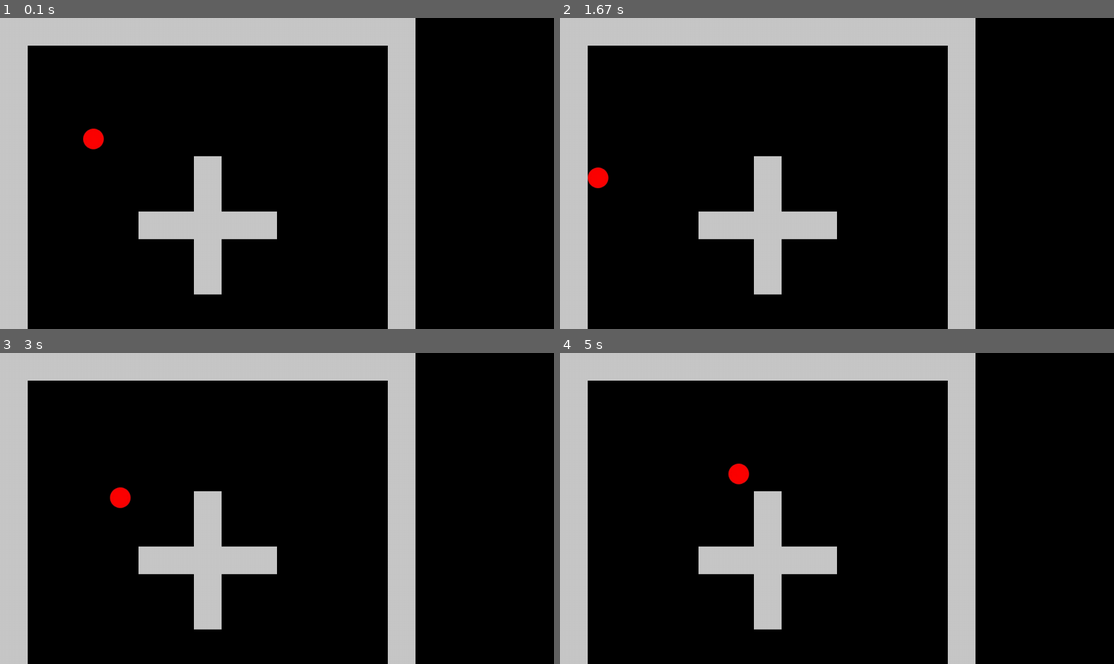
Above: before the commit, frames 1-4 (two rows, left to right).
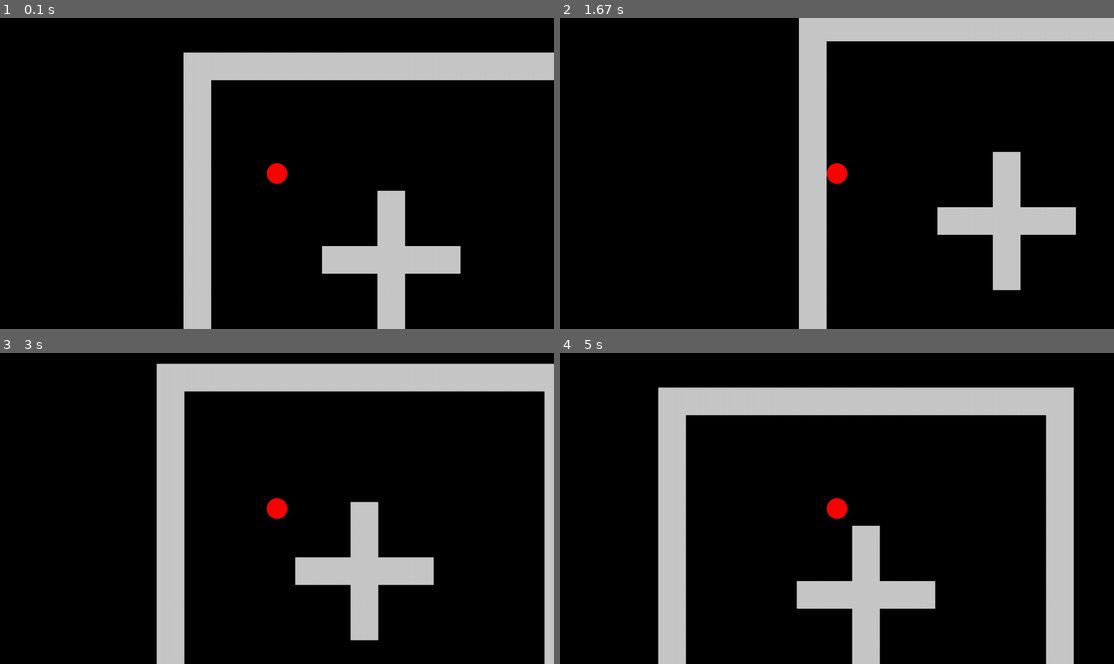
Above: after the commit, the same moments.

Repository: abmu/pygame-shooter-game
Game: pygame game, started from main.py
The game is run twice, just before and just after one commit, with the same random seed, the same clock (stepped at 60 frames per second) and the same inputs.
Inputs:
- Up to frame 1 (0.1 s): no input
- Up to frame 2 (1.67 s): hold Left 0.33-0.87 s; hold Down 0.9-1.2 s
- Up to frame 3 (3 s): hold Up 1.67-2.03 s; hold Right 2.07-2.7 s; hold Down from 2.73 s (still down)
- Up to frame 4 (5 s): release Down at 3.1 s; hold Left 3.13-3.6 s; hold Right 3.63-4.1 s; hold Up 4.13-4.43 s; hold Right 4.47-4.93 s; hold Left from 4.97 s (still down)

The runs differ from the first frame. In frame 1, 27% of the frame differs, in the area x 0-100%, y 0-100%; in frame 2, 27%; in frame 3, 30%; in frame 4, 38%, in the area x 0-93%, y 0-100%.

Commit message:
New commit

Diff:
--- /dev/null
+++ b/bullet.py
@@ -0,0 +1,40 @@
+import pygame
+
+
+class Bullet(pygame.sprite.Sprite):
+    def __init__(self,pos,groups,obstacle_sprites,middle_pos,mouse_pos):
+        # bullet setup
+        super().__init__(groups)
+        self.image = pygame.image.load('graphics/bullet.png').convert_alpha()
+        self.rect = self.image.get_rect(topleft = pos)
+        self.pos_x = self.rect.x
+        self.pos_y = self.rect.y
+
+        # movement
+        self.set_direction(middle_pos,mouse_pos)
+        self.speed = 0.5
+
+        self.obstacle_sprites = obstacle_sprites
+
+    def set_direction(self,middle_pos,mouse_pos):
+        # calculate bullet direction vector
+        self.direction = pygame.math.Vector2()
+        self.direction.x = mouse_pos[0] - middle_pos[0]
+        self.direction.y = mouse_pos[1] - middle_pos[1]
+
+        # normalize direction vector to ensure it is a unit vector
+        if self.direction.magnitude() != 0:
+            self.direction = self.direction.normalize()
+
+    def move(self,speed):
+        # store accourate position values in self.pos_x and self.pos_y
+        # self.rect.x and self.rect.y will round values
+        self.pos_x += self.direction.x * speed
+        self.pos_y += self.direction.y * speed
+
+        self.rect.x = self.pos_x
+        self.rect.y = self.pos_y
+
+    def update(self):
+        # update bullet
+        self.move(self.speed)
--- a/level.py
+++ b/level.py
@@ -2,6 +2,7 @@
 from settings import *
 from tile import Tile
 from player import Player
+from bullet import Bullet
 
 
 class Level:
@@ -10,7 +11,7 @@
         self.screen = pygame.display.get_surface()
 
         # sprite group setup
-        self.visible_sprites = pygame.sprite.Group()
+        self.visible_sprites = CameraGroup()
         self.obstacle_sprites = pygame.sprite.Group()
 
         # sprite setup
@@ -25,9 +26,35 @@
                 if col == 'x':
                     Tile((x,y),[self.visible_sprites,self.obstacle_sprites])
                 elif col == 'P':
-                    self.player = Player((x,y),[self.visible_sprites],self.obstacle_sprites)
+                    self.player = Player((x,y),[self.visible_sprites],self.obstacle_sprites,self.create_bullet)
+
+    def create_bullet(self):
+        Bullet((self.player.get_pos()),[self.visible_sprites],self.obstacle_sprites,self.visible_sprites.get_middle_pos(self.player),pygame.mouse.get_pos())
 
     def run(self):
         # update and draw the level map
-        self.visible_sprites.draw(self.screen)
+        self.visible_sprites.draw(self.player)
         self.visible_sprites.update()
+
+
+class CameraGroup(pygame.sprite.Group):
+    def __init__(self):
+        # general setup
+        super().__init__()
+        self.screen = pygame.display.get_surface()
+        self.half_width = self.screen.get_size()[0] // 2
+        self.half_height = self.screen.get_size()[1] // 2
+        self.offset = pygame.math.Vector2()
+
+    def get_middle_pos(self,player):
+        return (self.half_width,self.half_height)
+
+    def draw(self,player):
+        # get offset
+        self.offset.x = player.rect.centerx - self.half_width
+        self.offset.y = player.rect.centery - self.half_height
+
+        # apply offset to each sprite
+        for sprite in self.sprites():
+            offset_pos = sprite.rect.topleft - self.offset
+            self.screen.blit(sprite.image,offset_pos)
--- a/main.py
+++ b/main.py
@@ -15,6 +15,7 @@
         self.level = Level()
 
     def run(self):
+        # game loop
         while True:
             for event in pygame.event.get():
                 if event.type == pygame.QUIT:
--- a/player.py
+++ b/player.py
@@ -3,14 +3,19 @@
 
 
 class Player(pygame.sprite.Sprite):
-    def __init__(self,pos,groups,obstacle_sprites):
+    def __init__(self,pos,groups,obstacle_sprites,create_bullet):
         # player setup
         super().__init__(groups)
         self.image = pygame.image.load('graphics/player.png').convert_alpha()
         self.rect = self.image.get_rect(topleft = pos)
 
+        # movement
         self.direction = pygame.math.Vector2()
         self.speed = 5
+
+        # shooting
+        self.pressed = False
+        self.create_bullet = create_bullet
 
         self.obstacle_sprites = obstacle_sprites
 
@@ -18,6 +23,13 @@
         keys = pygame.key.get_pressed()
 
         # change player direction
+        if keys[pygame.K_LEFT]:
+            self.direction.x = -1
+        elif keys[pygame.K_RIGHT]:
+            self.direction.x = 1
+        else:
+            self.direction.x = 0
+
         if keys[pygame.K_UP]:
             self.direction.y = -1
         elif keys[pygame.K_DOWN]:
@@ -25,12 +37,13 @@
         else:
             self.direction.y = 0
 
-        if keys[pygame.K_LEFT]:
-            self.direction.x = -1
-        elif keys[pygame.K_RIGHT]:
-            self.direction.x = 1
+        # shoot bullet
+        if pygame.mouse.get_pressed()[0]: # check if lmb clicked
+            self.pressed = True
         else:
-            self.direction.x = 0
+            if self.pressed:
+                self.create_bullet()
+                self.pressed = False
 
     def move(self,speed):
         # normalize direction vector to ensure it is a unit vector
@@ -38,13 +51,21 @@
         if self.direction.magnitude() != 0:
             self.direction = self.direction.normalize()
 
+        self.rect.x += self.direction.x * speed
+        self.collision('horizontal')
         self.rect.y += self.direction.y * speed
         self.collision('vertical')
-        self.rect.x += self.direction.x * speed
-        self.collision('horizontal')
-        #self.rect.center += self.direction * speed
 
     def collision(self,direction):
+        # handle horizontal collisons
+        if direction == 'horizontal':
+            for sprite in self.obstacle_sprites:
+                if sprite.rect.colliderect(self.rect):
+                    if self.direction.x < 0: # moving left
+                        self.rect.left = sprite.rect.right
+                    elif self.direction.x > 0: # moving right
+                        self.rect.right = sprite.rect.left
+
         # handle vertical collisions
         if direction == 'vertical':
             for sprite in self.obstacle_sprites:
@@ -54,14 +75,10 @@
                     elif self.direction.y > 0: # moving down
                         self.rect.bottom = sprite.rect.top
 
-        # handle horizontal collisons
-        if direction == 'horizontal':
-            for sprite in self.obstacle_sprites:
-                if sprite.rect.colliderect(self.rect):
-                    if self.direction.x < 0: # moving left
-                        self.rect.left = sprite.rect.right
-                    elif self.direction.x > 0: # moving right
-                        self.rect.right = sprite.rect.left
+    def get_pos(self):
+        # subtract half the bullet width and height
+        # make bullet center start at player center
+        return (self.rect.centerx-8,self.rect.centery-8)
 
     def update(self):
         # update player
Binary file added: graphics/pistol.png
Not shown, added: .DS_Store
